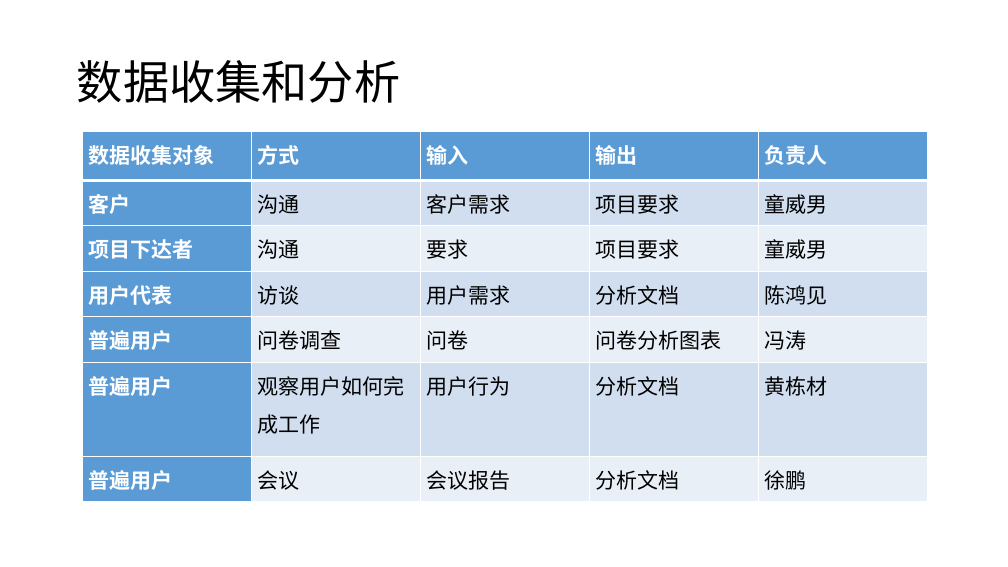
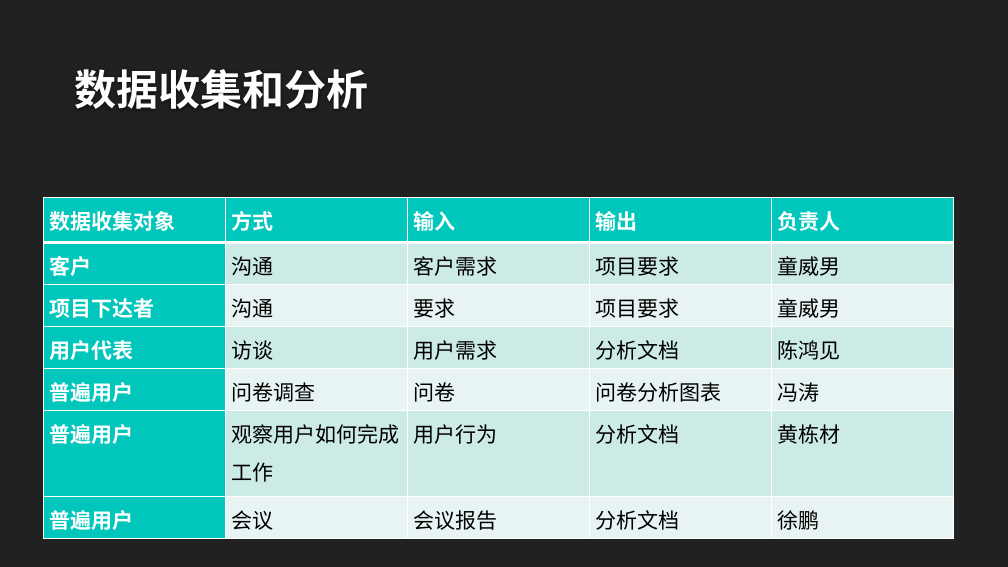
Before and after one commit to twn422/PRD2017, a slide deck: slide 20 of PRD-2017-G24/STW/受控文件/分析设计/项目总体计划/总体项目计划.pptx. Drawn at 1008x567 pixels with LibreOffice and Linux fonts; fonts in the diff are those of the drawing; background and template pictures are left out. Boxes give left, top, right and bottom in pixels: in the first picture for what was removed or moved away, otherwise in the second. Text is boxed around its words. In the diff, an @@ line names an element or a change of style, - is before the commit and + after.

```diff
--- a/PRD-2017-G24/STW/受控文件/分析设计/项目总体计划/总体项目计划.pptx
+++ b/PRD-2017-G24/STW/受控文件/分析设计/项目总体计划/总体项目计划.pptx
@@ background #FFFFFF to #212121 @@
@@ title "数据收集和分析": place and size @@
-title "数据收集和分析" at (77,60,401,103)
+title "数据收集和分析" at (75,69,369,109)
@@ title "数据收集和分析" at (75,69,369,109): size 44 to 40 pt, font Noto Sans CJK SC to Quicksand, text colour #000000 to #FEFEFE, bold on; line spacing 0.9 to 1; vertical alignment middle to bottom @@
@@ table at (44,197,955,538) @@
@@ fill #5B9BD5 to #00C6BB in 11 cells @@
@@ fill #D2DEEF to #CCEAE7 in 12 cells @@
@@ fill #EAEFF7 to #E7F5F3 in 12 cells @@
@@ font Noto Sans CJK SC to Quicksand @@
@@ table: place and size @@
-table at (82,132,929,502)
+table at (44,197,955,538)
```
Also in this commit, not shown: 30 other slides changed, 3 other files.
